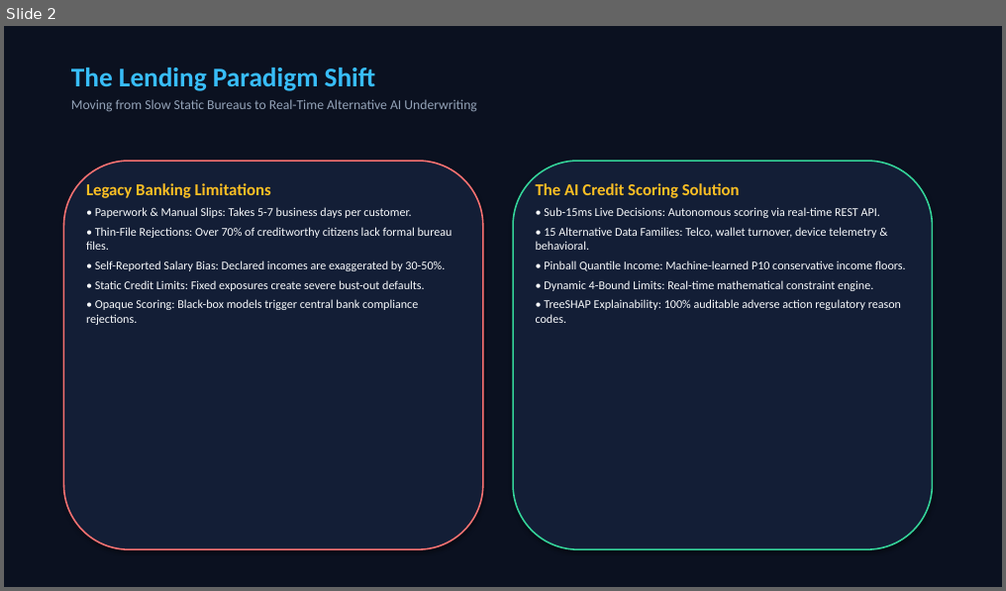
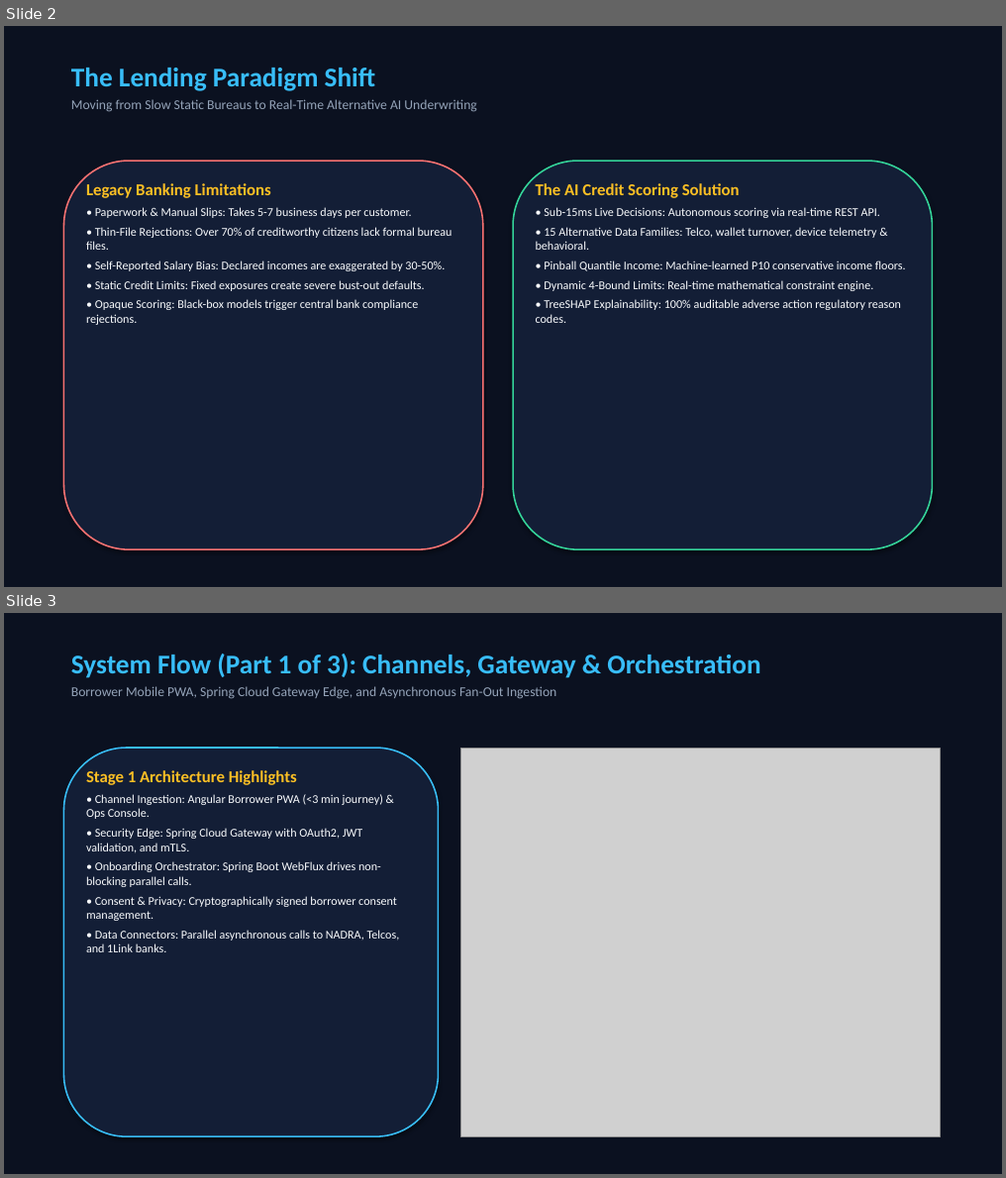
Before and after one commit to khayam1064/AI-CREDIT-SCORING, a slide deck: AI_Credit_Scoring_Conference_Master_Presentation.pptx. Shown one above the other, each under a label of ours: slide 2 before the commit, slides 2 and 3 after it. The pictures are 1006x591 and 1006x1178 pixels, drawn with LibreOffice and Linux fonts; fonts in the diff are those of the drawing; grey boxes stand for pictures. Boxes give left, top, right and bottom in pixels: in the first picture for what was removed or moved away, otherwise in the second. Text is boxed around its words. In the diff, an @@ line names an element or a change of style, - is before the commit and + after.

Commit message:
Divide flow diagram into 3 high-resolution slides with dedicated architecture callouts

```diff
--- a/AI_Credit_Scoring_Conference_Master_Presentation.pptx
+++ b/AI_Credit_Scoring_Conference_Master_Presentation.pptx
@@ slide 3 added at [4,613,1002,1174], background #FFFFFF @@
@@ rectangle added at [4,613,1002,1174], fill #0B1120 @@
@@ text added at [71,654,760,699], 13 pt, text #94A3B8 @@
+System Flow (Part 1 of 3): Channels, Gateway & Orchestration
+Borrower Mobile PWA, Spring Cloud Gateway Edge, and Asynchronous Fan-Out Ingestion
@@ rounded rectangle added at [63,748,439,1137], fill #131E36, outline #38BDF8 1.5 pt @@
@@ picture added at [460,748,940,1137] @@
@@ text added at [86,770,400,953], 11.5 pt, text #F8FAFC @@
+Stage 1 Architecture Highlights
+• Channel Ingestion: Angular Borrower PWA (<3 min journey) & Ops Console.
+• Security Edge: Spring Cloud Gateway with OAuth2, JWT validation, and mTLS.
+• Onboarding Orchestrator: Spring Boot WebFlux drives non-blocking parallel calls.
+• Consent & Privacy: Cryptographically signed borrower consent management.
+• Data Connectors: Parallel asynchronous calls to NADRA, Telcos, and 1Link banks.
```
Also in this commit, not shown: 1 slide changed, 2 other slides added, 1 slide removed, 3 other files.
